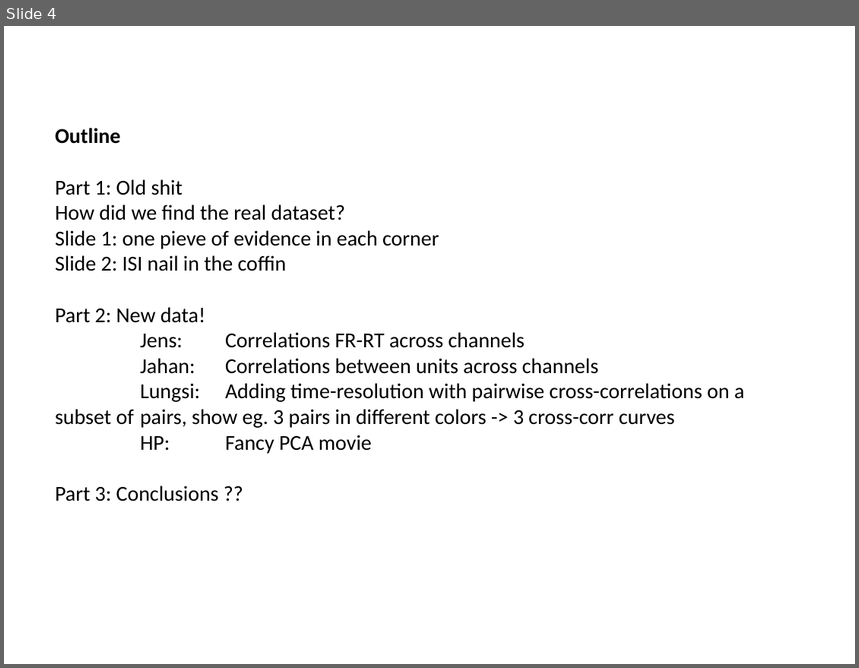
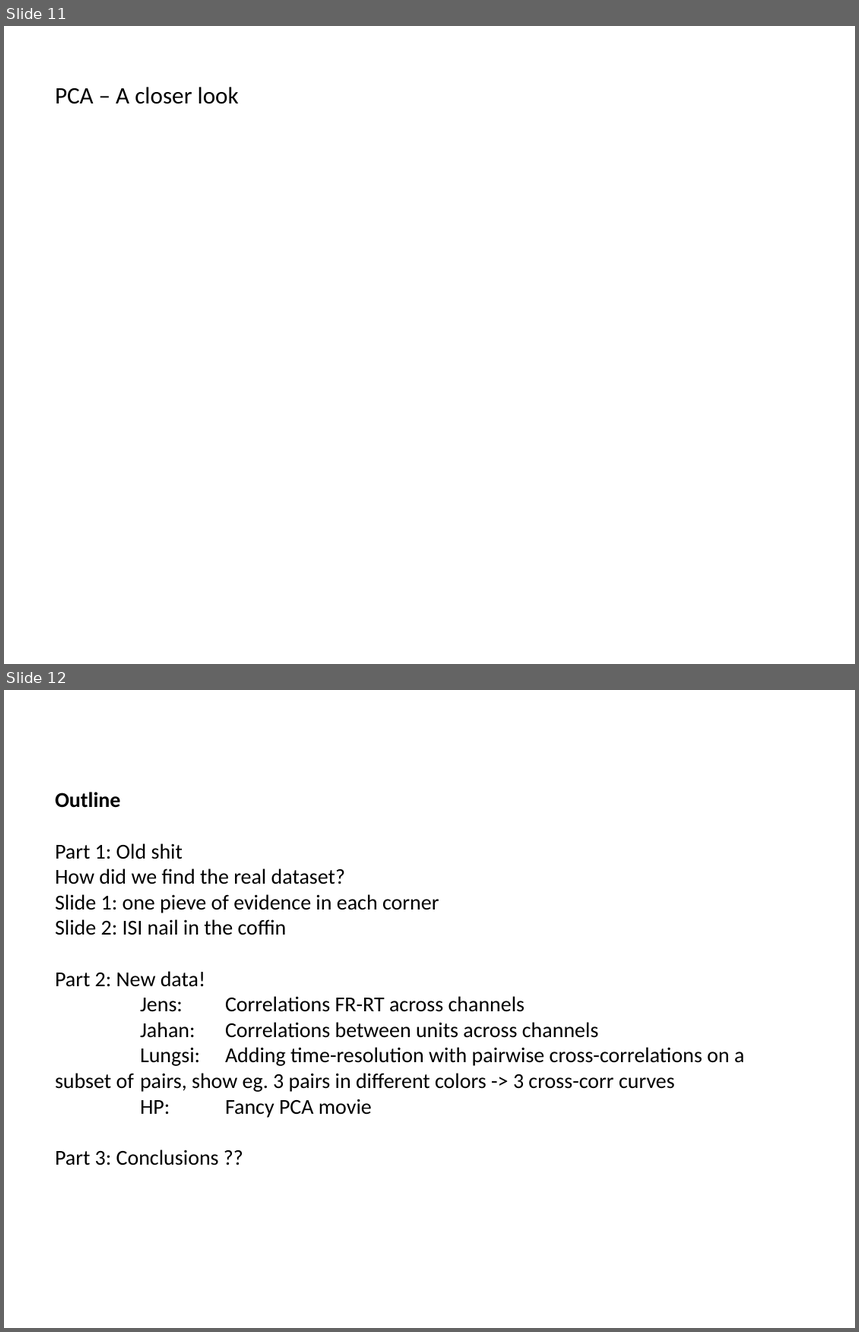
Before and after one commit to ANDA-DownStates/analysis, a slide deck: Final presentation/_Final presentation.pptx. Shown one above the other, each under a label of ours: slide 4 before the commit, slides 11 and 12 after it. The pictures are 859x668 and 859x1332 pixels, drawn with LibreOffice and Linux fonts; fonts in the diff are those of the drawing. Boxes give left, top, right and bottom in pixels: in the first picture for what was removed or moved away, otherwise in the second. Text is boxed around its words. In the diff, an @@ line names an element or a change of style, - is before the commit and + after.

```diff
--- a/Final presentation/_Final presentation.pptx
+++ b/Final presentation/_Final presentation.pptx
@@ slide 11 added at (4, 26, 855, 664), background #FFFFFF @@
@@ text added at (55, 87, 239, 104), 20 pt, text #000000 @@
+PCA – A closer look
@@ what was slide 4 is now slide 12 @@
```
Also in this commit, not shown: 10 other slides added, 3 slides removed.
